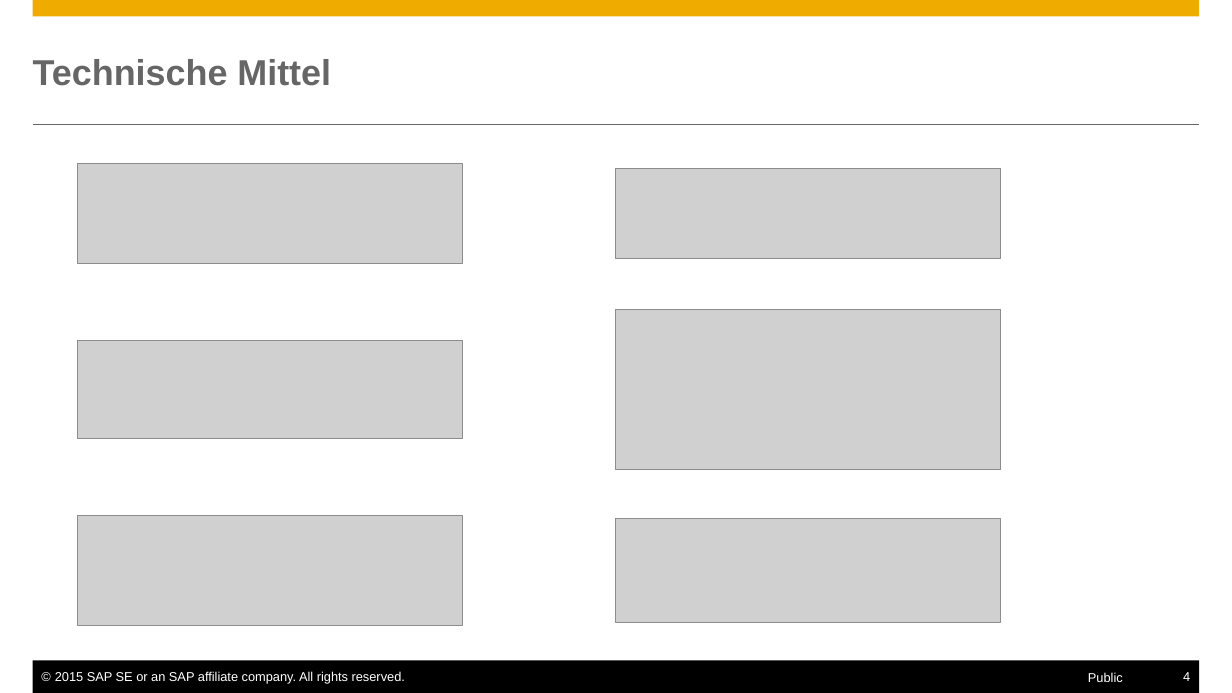
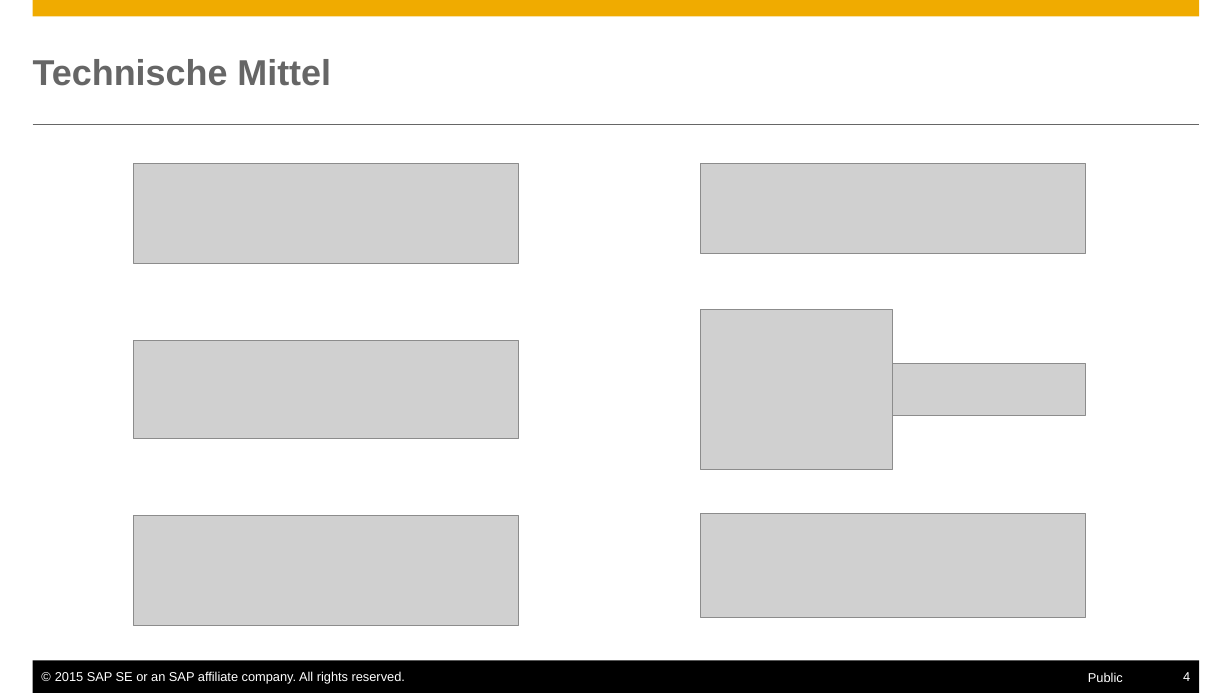
Before and after one commit to Nimuae/openui5_weather, a slide deck: slide 4 of Präsentation.pptx. Drawn at 1232x693 pixels with LibreOffice and Linux fonts; fonts in the diff are those of the drawing; grey boxes stand for pictures. Boxes give left, top, right and bottom in pixels: in the first picture for what was removed or moved away, otherwise in the second. Text is boxed around its words. In the diff, an @@ line names an element or a change of style, - is before the commit and + after.

```diff
--- a/Präsentation.pptx
+++ b/Präsentation.pptx
@@ picture: place and size @@
-picture at <box>616,168,1001,258</box>
+picture at <box>700,163,1085,253</box>
@@ picture removed at <box>616,308,1001,469</box> @@
@@ picture added at <box>700,309,892,469</box> @@
@@ 3 pictures: place and size @@
-3 pictures at <box>78,163,463,625</box>
+3 pictures at <box>133,163,518,625</box>
@@ picture added at <box>892,363,1084,415</box> @@
@@ picture: place and size @@
-picture at <box>616,519,1001,622</box>
+picture at <box>700,513,1085,617</box>
```
Also in this commit, not shown: 2 other slides changed, 1 slide added, 1 slide removed.
